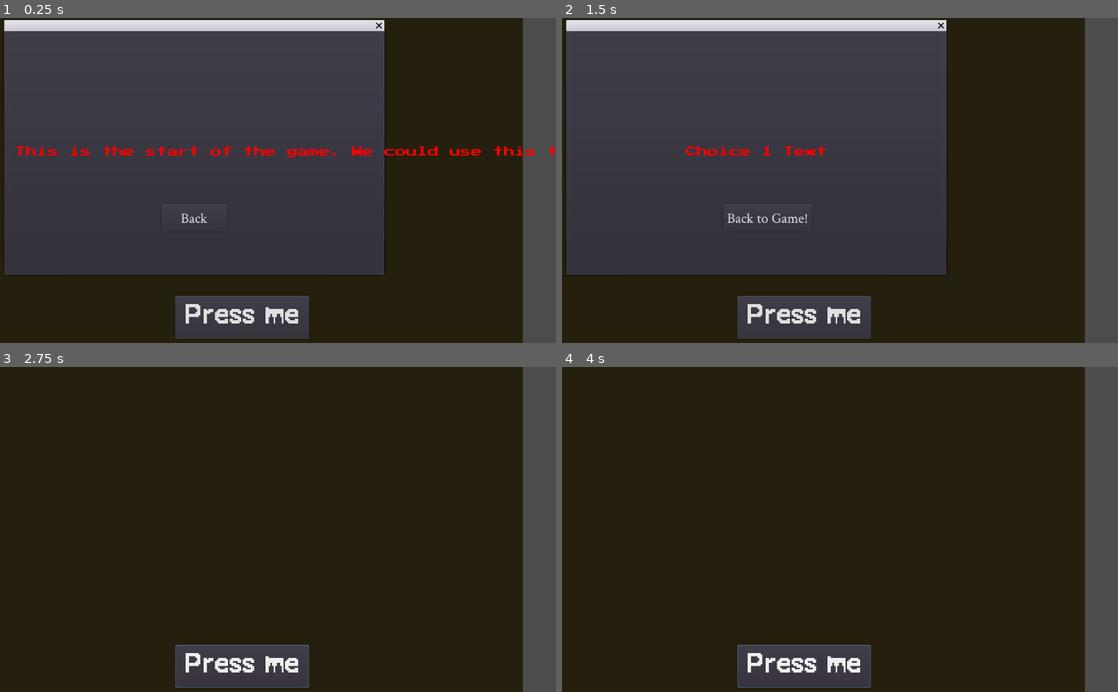
Above: before the commit, frames 1-4 (two rows, left to right).
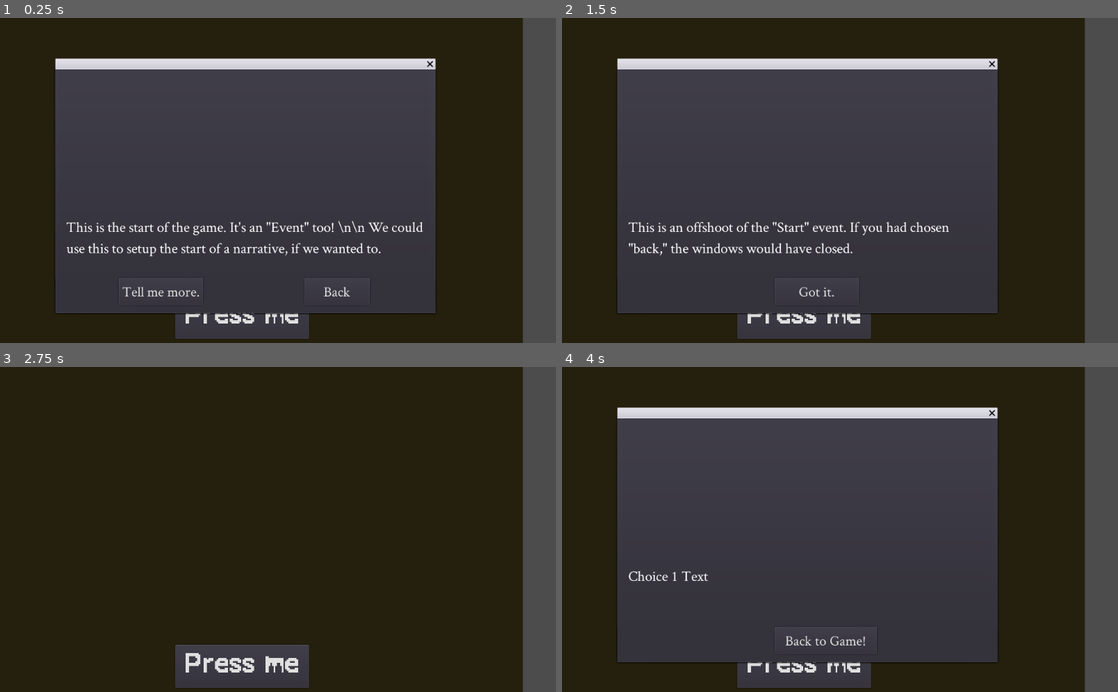
Above: after the commit, the same moments.

Repository: 100percentfast/Shre-capan-Trail
Game: Godot game, scene res://MainGame.tscn
The game is run twice, just before and just after one commit, with the same random seed, the same clock (stepped at 60 frames per second) and the same inputs.
Inputs:
- Up to frame 1 (0.25 s): no input
- Up to frame 2 (1.5 s): click "Press me" at 0.5 s; click "Onwards!" (after the commit: "Tell me more.") at 1.25 s
- Up to frame 3 (2.75 s): click "Back to Game!" (after the commit: "Got it.") at 2 s
- Up to frame 4 (4 s): click "Press me" at 2.75 s; click "Button 1 Text" (after the commit: "GO LAY DOWN") at 3.5 s

The runs differ from the first frame. In frame 1, 32% of the frame differs, in the area x 0-100%, y 0-92%; in frame 2, 31%; in frame 3, 0.1%; in frame 4, 53%, in the area x 9-79%, y 12-99%.

Commit message:
Restructured node hierarchy and repositioned some buttons and text in Event Window.
MainGame.tscn is no longer the top node- that award now goes to the newcomer, Trails.tscn.

Diff:
--- a/Choices.gd
+++ b/Choices.gd
@@ -26,12 +26,12 @@
 # this func moves the buttons and/or hides them depending on amount
 func how_many_choices(choice):
 	if choice[3] != "none":
-		$Choice_1.rect_position = Vector2( -120, 0 )
+		$Choice_1.rect_position = Vector2( -120, 65 )
 		$Choice_2.disabled = false
 		$Choice_2.visible = true
 
 	else:
-		$Choice_1.rect_position = Vector2( 53, 0 )
+		$Choice_1.rect_position = Vector2( 53, 65 )
 		$Choice_2.disabled = true
 		$Choice_2.visible = false
 
@@ -57,7 +57,7 @@
 # CHOICE BUTTON LOGIC
 func _on_Choice_1_pressed():
 	if str(choiceTarget_1) != "none":
-		var content = get_node("/root/MainGame/Event/Events").get_content(choiceTarget_1)
+		var content = get_node("/root/Trails/Event/Events").get_content(choiceTarget_1)
 		emit_signal( "event_picked", content[0], content[1], choiceTarget_1 )
 			# uses $events.get_event_content to assemble event content
 			# it then sends _event_chosen signal, with the content array
@@ -69,7 +69,7 @@
 
 func _on_Choice_2_pressed():
 	if str(choiceTarget_1) != "none":
-		var content = get_node("/root/MainGame/Event/Events").get_content(choiceTarget_2)
+		var content = get_node("/root/Trails/Event/Events").get_content(choiceTarget_2)
 			# function to retrieve event content from supplied event
 		emit_signal( "event_picked", content[0], content[1], choiceTarget_2 )
 			# once the content is arranged, it emits a signal with two arrays.
--- a/EventPopup.tscn
+++ b/EventPopup.tscn
@@ -47,29 +47,41 @@
 "_edit_vertical_guides_": [ 459.006, 237.005, 117.141, 700.025, 580.005, 350.054, 410.017 ]
 }
 
-[node name="EventText" type="Label" parent="." index="1"]
+[node name="EventText" type="TextEdit" parent="." index="1"]
 
 anchor_left = 0.0
 anchor_top = 0.0
 anchor_right = 0.0
 anchor_bottom = 0.0
 margin_left = 20.0
-margin_top = 213.0
+margin_top = 272.0
 margin_right = 680.0
-margin_bottom = 310.0
+margin_bottom = 369.0
 rect_pivot_offset = Vector2( 0, 0 )
 rect_clip_content = false
-mouse_filter = 2
+focus_mode = 2
+mouse_filter = 0
 mouse_default_cursor_shape = 0
 size_flags_horizontal = 1
-size_flags_vertical = 4
+size_flags_vertical = 1
 custom_fonts/font = SubResource( 1 )
 custom_colors/font_color = Color( 1, 0, 0, 1 )
 text = "eventText"
-align = 1
-percent_visible = 1.0
-lines_skipped = 0
-max_lines_visible = -1
+readonly = false
+highlight_current_line = false
+syntax_highlighting = false
+show_line_numbers = false
+highlight_all_occurrences = false
+override_selected_font_color = false
+context_menu_enabled = true
+smooth_scrolling = false
+v_scroll_speed = 80.0
+hiding_enabled = 0
+wrap_lines = true
+caret_block_mode = false
+caret_blink = false
+caret_blink_speed = 0.65
+caret_moving_by_right_click = true
 _sections_unfolded = [ "custom_fonts" ]
 
 [node name="Choices" type="Node2D" parent="." index="2"]
@@ -84,8 +96,9 @@
 anchor_right = 0.0
 anchor_bottom = 0.0
 margin_left = 53.0
+margin_top = 66.0
 margin_right = 173.0
-margin_bottom = 50.0
+margin_bottom = 116.0
 rect_pivot_offset = Vector2( 0, 0 )
 rect_clip_content = false
 focus_mode = 2
@@ -111,9 +124,9 @@
 anchor_right = 0.0
 anchor_bottom = 0.0
 margin_left = 222.0
-margin_top = 1.0
+margin_top = 67.0
 margin_right = 342.0
-margin_bottom = 51.0
+margin_bottom = 117.0
 rect_pivot_offset = Vector2( 0, 0 )
 rect_clip_content = false
 focus_mode = 2
--- a/Events.gd
+++ b/Events.gd
@@ -2,22 +2,26 @@
 
 func get_content(location):
 
-	var event = get_path_to(location)
+	if str(location) == "none":
+		return [ "none", "none" ]
 
-	var eventContent = [
-	get_node(event).eventText,
-	get_node(event).eventArt
-	]
-		# this assembles the event's story content into event[].
+	else:
+		var event = get_path_to(location)
 
-	var eventChoice = [
-	get_node(event).choice_1,
-	get_node(event).choiceHT_1,
-	get_node(event).choiceArg_1,
-	get_node(event).choice_2,
-	get_node(event).choiceHT_2,
-	get_node(event).choiceArg_2
-	]
-		# this assembles the event's choice content into choice[].
+		var eventContent = [
+		get_node(event).eventText,
+		get_node(event).eventArt
+		]
+			# this assembles the event's story content into event[].
 
-	return [ eventContent, eventChoice ]
+		var eventChoice = [
+		get_node(event).choice_1,
+		get_node(event).choiceHT_1,
+		get_node(event).choiceArg_1,
+		get_node(event).choice_2,
+		get_node(event).choiceHT_2,
+		get_node(event).choiceArg_2
+		]
+			# this assembles the event's choice content into choice[].
+
+		return [ eventContent, eventChoice ]
--- a/MainGame.tscn
+++ b/MainGame.tscn
@@ -1,10 +1,22 @@
-[gd_scene load_steps=8 format=2]
-
-[ext_resource path="res://MainGame.gd" type="Script" id=1]
-[ext_resource path="res://Event.tscn" type="PackedScene" id=2]
+[gd_scene load_steps=22 format=2]
+
+[ext_resource path="res://Trails.gd" type="Script" id=1]
+[ext_resource path="res://Player.gd" type="Script" id=2]
 [ext_resource path="res://Event.gd" type="Script" id=3]
-[ext_resource path="res://EventPopup.tscn" type="PackedScene" id=4]
-[ext_resource path="res://Player.tscn" type="PackedScene" id=5]
+[ext_resource path="res://Events.gd" type="Script" id=4]
+[ext_resource path="res://Events/EventStart.gd" type="Script" id=5]
+[ext_resource path="res://Option3.gd" type="Script" id=6]
+[ext_resource path="res://Events/Event_1.gd" type="Script" id=7]
+[ext_resource path="res://Option1.gd" type="Script" id=8]
+[ext_resource path="res://Option2.gd" type="Script" id=9]
+[ext_resource path="res://Events/Event_2.gd" type="Script" id=10]
+[ext_resource path="res://Events/Event_3.gd" type="Script" id=11]
+[ext_resource path="res://Events/EventEnd.gd" type="Script" id=12]
+[ext_resource path="res://EventWindow.gd" type="Script" id=13]
+[ext_resource path="res://CrimsonText-Regular.ttf" type="DynamicFontData" id=14]
+[ext_resource path="res://Choices.gd" type="Script" id=15]
+[ext_resource path="res://Choice_1.gd" type="Script" id=16]
+[ext_resource path="res://Choice_2.gd" type="Script" id=17]
 
 [sub_resource type="DynamicFontData" id=1]
 
@@ -19,7 +31,23 @@
 font_data = SubResource( 1 )
 _sections_unfolded = [ "Font", "Settings" ]
 
-[node name="MainGame" type="Node2D" index="0"]
+[sub_resource type="DynamicFont" id=5]
+
+size = 27
+use_mipmaps = false
+use_filter = false
+font_data = ExtResource( 14 )
+_sections_unfolded = [ "Font", "Resource", "Settings" ]
+
+[sub_resource type="DynamicFont" id=4]
+
+size = 26
+use_mipmaps = false
+use_filter = false
+font_data = ExtResource( 14 )
+_sections_unfolded = [ "Font", "Settings" ]
+
+[node name="Trails" type="Node2D" index="0"]
 
 script = ExtResource( 1 )
 _sections_unfolded = [ "Rect", "Transform" ]
@@ -28,24 +56,7 @@
 "_edit_vertical_guides_": [  ]
 }
 
-[node name="Event" parent="." index="0" instance=ExtResource( 2 )]
-
-position = Vector2( -12, -15 )
-script = ExtResource( 3 )
-
-[node name="2" parent="Event/Events" index="2"]
-
-eventArt = "Event2Art"
-
-[node name="3" parent="Event/Events" index="3"]
-
-eventArt = "Event3Art"
-
-[node name="EventPopup2" parent="Event" index="1"]
-
-visible = false
-
-[node name="BaseUI" type="Panel" parent="." index="1"]
+[node name="MainGame" type="Panel" parent="." index="0"]
 
 self_modulate = Color( 1, 0.876465, 0.3125, 1 )
 anchor_left = 0.0
@@ -64,7 +75,7 @@
 size_flags_vertical = 1
 _sections_unfolded = [ "Visibility" ]
 
-[node name="Button" type="Button" parent="BaseUI" index="0"]
+[node name="Button" type="Button" parent="MainGame" index="0"]
 
 anchor_left = 0.0
 anchor_top = 0.0
@@ -91,26 +102,272 @@
 align = 1
 _sections_unfolded = [ "custom_fonts" ]
 
-[node name="EventPopup" parent="BaseUI/Button" index="0" instance=ExtResource( 4 )]
-
-visible = false
-margin_left = -206.0
-margin_top = -436.0
-margin_right = 494.0
-margin_bottom = 14.0
-
-[node name="Player" parent="." index="2" instance=ExtResource( 5 )]
+[node name="Player" type="Node2D" parent="." index="1"]
 
 position = Vector2( 509.325, 291.3 )
 scale = Vector2( 5.45928, 3.33479 )
+script = ExtResource( 2 )
+location = 0
+
+[node name="Event" type="Node2D" parent="." index="2"]
+
+position = Vector2( -12, -15 )
+script = ExtResource( 3 )
+
+[node name="Events" type="Node2D" parent="Event" index="0"]
+
+script = ExtResource( 4 )
+
+[node name="Start" type="Node2D" parent="Event/Events" index="0"]
+
+script = ExtResource( 5 )
+eventLocation = 0
+eventText = "This is the start of the game. It's an \"Event\" too! \\n\\n We could use this to setup the start of a narrative, if we wanted to."
+eventArt = "StartArt"
+choice_1 = "Tell me more."
+choiceHT_1 = "I'm interested."
+choiceArg_1 = "none"
+choice_2 = "Back"
+choiceHT_2 = "Go back to the blank screen."
+choiceArg_2 = "Choice 2 Arguments"
+
+[node name="Option3" type="Node2D" parent="Event/Events/Start" index="0"]
+
+script = ExtResource( 6 )
+eventLocation = 1
+eventText = "This is an offshoot of the \"Start\" event. If you had chosen \"back,\" the windows would have closed."
+eventArt = "Choice 1 Art"
+choice_1 = "Got it."
+choiceHT_1 = "Outta here."
+choiceArg_1 = "none"
+choice_2 = "none"
+choiceHT_2 = "Choice 2 Tooltip"
+choiceArg_2 = "Choice 2 Arguments"
+
+[node name="1" type="Node2D" parent="Event/Events" index="1"]
+
+script = ExtResource( 7 )
+eventLocation = 1
+eventText = "Suddenly, a wild Kai appears! She looks dumb.\\n\\nWhat do you do?"
+eventArt = "Kai.png"
+choice_1 = "GO LAY DOWN"
+choiceHT_1 = "GO TO YOUR PLACE"
+choiceArg_1 = "Choice 1 Arguments"
+choice_2 = "awww"
+choiceHT_2 = "What a cutie. I'm infatuated."
+choiceArg_2 = "Chowefgwefwgggwerwerg"
+
+[node name="Option1" type="Node2D" parent="Event/Events/1" index="0"]
+
+script = ExtResource( 8 )
+eventLocation = 1
+eventText = "Choice 1 Text"
+eventArt = "Choice 1 Art"
+choice_1 = "Back to Game!"
+choiceHT_1 = "Outta here."
+choiceArg_1 = "none"
+choice_2 = "none"
+choiceHT_2 = "Choice 2 Tooltip"
+choiceArg_2 = "Choice 2 Arguments"
+
+[node name="Option2" type="Node2D" parent="Event/Events/1" index="1"]
+
+script = ExtResource( 9 )
+eventLocation = 1
+eventText = "Choice 1 Text"
+eventArt = "Choice 1 Art"
+choice_1 = "Back to Game!"
+choiceHT_1 = "Outta here."
+choiceArg_1 = "none"
+choice_2 = "none"
+choiceHT_2 = "Choice 2 Tooltip"
+choiceArg_2 = "Choice 2 Arguments"
+
+[node name="2" type="Node2D" parent="Event/Events" index="2"]
+
+script = ExtResource( 10 )
+eventLocation = 2
+eventText = "Event2Text"
+eventArt = "Event2Art"
+choice_1 = "Button 1 Text"
+choiceHT_1 = "Choice 1 Tooltip"
+choiceArg_1 = "Choice 1 Arguments"
+choice_2 = "none"
+choiceHT_2 = "Choice 2 Tooltip"
+choiceArg_2 = "Choice 2 Arguments"
+
+[node name="3" type="Node2D" parent="Event/Events" index="3"]
+
+script = ExtResource( 11 )
+eventLocation = 3
+eventText = "Event3Text"
+eventArt = "Event3Art"
+choice_1 = "Button 1 Text"
+choiceHT_1 = "Choice 1 Tooltip"
+choiceArg_1 = "Choice 1 Arguments"
+choice_2 = "none"
+choiceHT_2 = "Choice 2 Tooltip"
+choiceArg_2 = "Choice 2 Arguments"
+
+[node name="End" type="Node2D" parent="Event/Events" index="4"]
+
+script = ExtResource( 12 )
+eventLocation = 4
+eventText = "EndText"
+eventArt = "EndArt"
+choice_1 = "Button 1 Text"
+choiceHT_1 = "Choice 1 Tooltip"
+choiceArg_1 = "Start"
+choice_2 = "Back"
+choiceHT_2 = "Choice 2 Tooltip"
+choiceArg_2 = "none"
+
+[node name="EventPopup" type="WindowDialog" parent="Event" index="1"]
+
+anchor_left = 0.0
+anchor_top = 0.0
+anchor_right = 0.0
+anchor_bottom = 0.0
+margin_left = 102.0
+margin_top = 95.0
+margin_right = 802.0
+margin_bottom = 545.0
+rect_pivot_offset = Vector2( 0, 0 )
+rect_clip_content = false
+mouse_filter = 0
+mouse_default_cursor_shape = 0
+size_flags_horizontal = 1
+size_flags_vertical = 1
+popup_exclusive = true
+window_title = ""
+resizable = false
+script = ExtResource( 13 )
+_sections_unfolded = [ "Dialog", "Popup", "Rect" ]
+__meta__ = {
+"_edit_horizontal_guides_": [ 320.0 ],
+"_edit_vertical_guides_": [ 459.006, 237.005, 117.141, 700.025, 580.005, 350.054, 410.017 ]
+}
+
+[node name="EventText" type="Label" parent="Event/EventPopup" index="1"]
+
+anchor_left = 0.0
+anchor_top = 0.0
+anchor_right = 0.0
+anchor_bottom = 0.0
+margin_left = 20.0
+margin_top = 272.0
+margin_right = 680.0
+margin_bottom = 369.0
+rect_pivot_offset = Vector2( 0, 0 )
+rect_clip_content = false
+mouse_filter = 2
+mouse_default_cursor_shape = 0
+size_flags_horizontal = 1
+size_flags_vertical = 4
+custom_fonts/font = SubResource( 5 )
+text = "eventText"
+autowrap = true
+percent_visible = 1.0
+lines_skipped = 0
+max_lines_visible = -1
+_sections_unfolded = [ "custom_fonts" ]
+
+[node name="Choices" type="Node2D" parent="Event/EventPopup" index="2"]
+
+position = Vector2( 237, 320 )
+script = ExtResource( 15 )
+
+[node name="Choice_1" type="Button" parent="Event/EventPopup/Choices" index="0"]
+
+anchor_left = 0.0
+anchor_top = 0.0
+anchor_right = 0.0
+anchor_bottom = 0.0
+margin_left = 53.0
+margin_top = 65.0
+margin_right = 173.0
+margin_bottom = 115.0
+rect_pivot_offset = Vector2( 0, 0 )
+rect_clip_content = false
+focus_mode = 2
+mouse_filter = 0
+mouse_default_cursor_shape = 0
+size_flags_horizontal = 1
+size_flags_vertical = 1
+custom_fonts/font = SubResource( 4 )
+toggle_mode = false
+enabled_focus_mode = 2
+shortcut = null
+group = null
+text = "button_1"
+flat = false
+align = 1
+script = ExtResource( 16 )
+_sections_unfolded = [ "Hint", "Rect", "custom_fonts" ]
+
+[node name="Choice_2" type="Button" parent="Event/EventPopup/Choices" index="1"]
+
+anchor_left = 0.0
+anchor_top = 0.0
+anchor_right = 0.0
+anchor_bottom = 0.0
+margin_left = 222.0
+margin_top = 65.0
+margin_right = 342.0
+margin_bottom = 115.0
+rect_pivot_offset = Vector2( 0, 0 )
+rect_clip_content = false
+focus_mode = 2
+mouse_filter = 0
+mouse_default_cursor_shape = 0
+size_flags_horizontal = 1
+size_flags_vertical = 1
+custom_fonts/font = SubResource( 4 )
+toggle_mode = false
+enabled_focus_mode = 2
+shortcut = null
+group = null
+text = "button_2"
+flat = false
+align = 1
+script = ExtResource( 17 )
+_sections_unfolded = [ "Rect", "custom_fonts" ]
+
+[node name="test" type="Button" parent="Event/EventPopup/Choices" index="2"]
+
+visible = false
+anchor_left = 0.0
+anchor_top = 0.0
+anchor_right = 0.0
+anchor_bottom = 0.0
+margin_left = -120.0
+margin_top = 65.0
+margin_bottom = 115.0
+rect_pivot_offset = Vector2( 0, 0 )
+rect_clip_content = false
+focus_mode = 2
+mouse_filter = 0
+mouse_default_cursor_shape = 0
+size_flags_horizontal = 1
+size_flags_vertical = 1
+custom_fonts/font = SubResource( 4 )
+toggle_mode = false
+enabled_focus_mode = 2
+shortcut = null
+group = null
+text = "button_1"
+flat = false
+align = 1
+_sections_unfolded = [ "Rect", "custom_fonts" ]
 
 [connection signal="gameticked" from="." to="Event" method="_on_MainGame_gameticked"]
 
-[connection signal="event_picked" from="Event" to="BaseUI/Button/EventPopup" method="_on_Event_event_picked"]
-
-[connection signal="event_picked" from="Event/EventPopup2/Choices" to="Event" method="_on_Choices_event_picked"]
-
-[connection signal="pressed" from="BaseUI/Button" to="." method="_on_Button_pressed"]
-
-
-[editable path="Event"]
+[connection signal="pressed" from="MainGame/Button" to="." method="_on_Button_pressed"]
+
+[connection signal="event_picked" from="Event" to="Event/EventPopup" method="_on_Event_event_picked"]
+
+[connection signal="event_picked" from="Event/EventPopup/Choices" to="Event/EventPopup" method="_on_Choices_event_picked"]
+
+[connection signal="pressed" from="Event/EventPopup/Choices/Choice_1" to="Event/EventPopup/Choices" method="_on_Choice_1_pressed"]
+
+[connection signal="pressed" from="Event/EventPopup/Choices/Choice_2" to="Event/EventPopup/Choices" method="_on_Choice_2_pressed"]
Renamed: MainGame.gd -> Trails.gd
